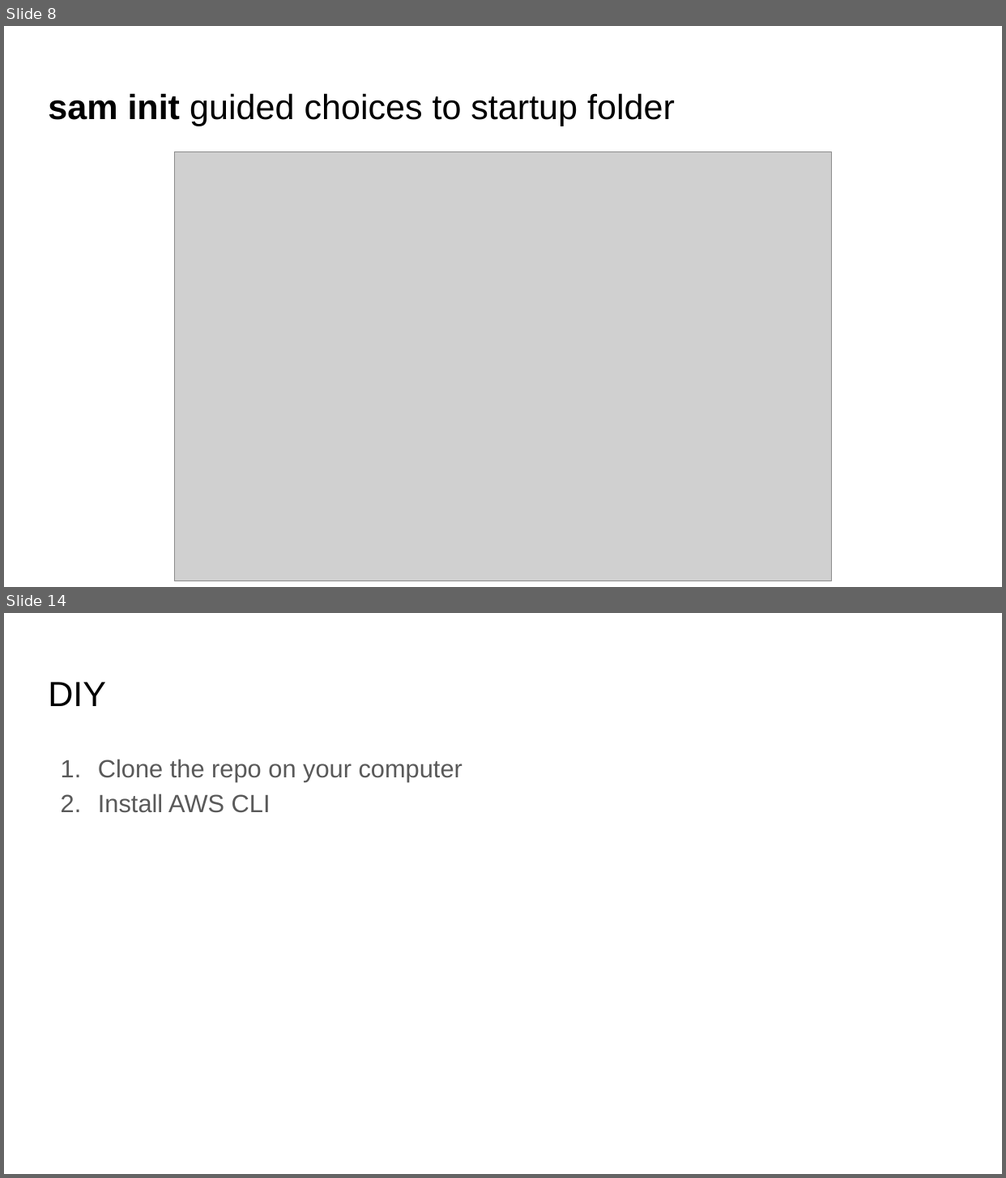
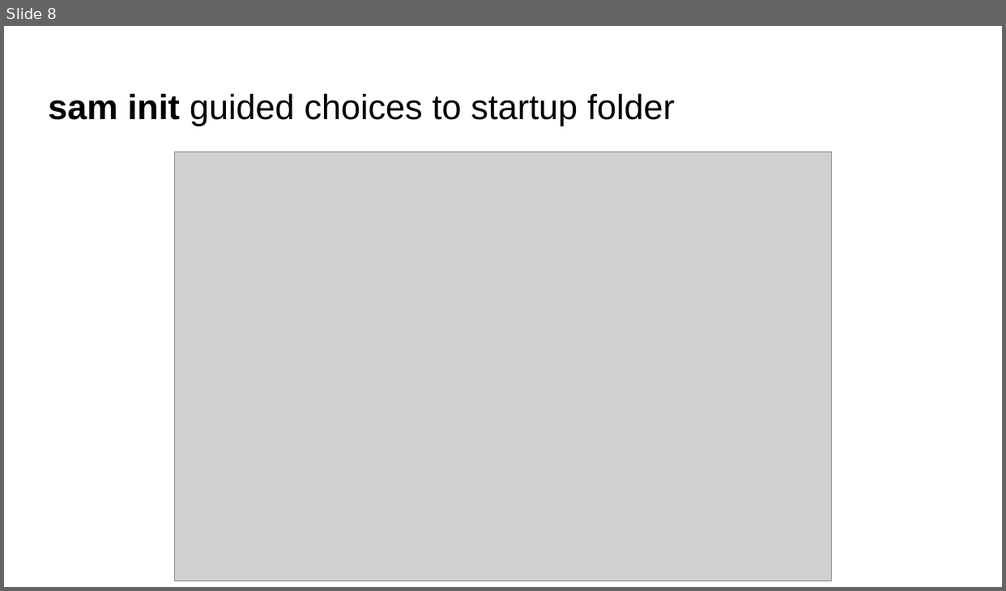
Before and after one commit to praveen-taneja/sentiment-analysis-lambda, a slide deck: docs/How to deploy an ML model with an API on AWS Lamba.pptx. Shown one above the other, each under a label of ours: slides 8 and 14 before the commit, slide 8 after it; the slides between them are not shown. The pictures are 1006x1178 and 1006x591 pixels, drawn with LibreOffice and Linux fonts; fonts in the diff are those of the drawing; grey boxes stand for pictures. Boxes give left, top, right and bottom in pixels: in the first picture for what was removed or moved away, otherwise in the second. Text is boxed around its words. In the diff, an @@ line names an element or a change of style, - is before the commit and + after.

```diff
--- a/docs/How to deploy an ML model with an API on AWS Lamba.pptx
+++ b/docs/How to deploy an ML model with an API on AWS Lamba.pptx
@@ slide 14 removed at box(4, 613, 1002, 1174), background #FFFFFF @@
@@ title removed at box(48, 682, 106, 706) @@
-DIY
@@ text removed at box(98, 759, 462, 813) @@
-1. Clone the repo on your computer
-2. Install AWS CLI
```
Also in this commit, not shown: 10 slides changed, 2 slides added, 17 other slides removed.
